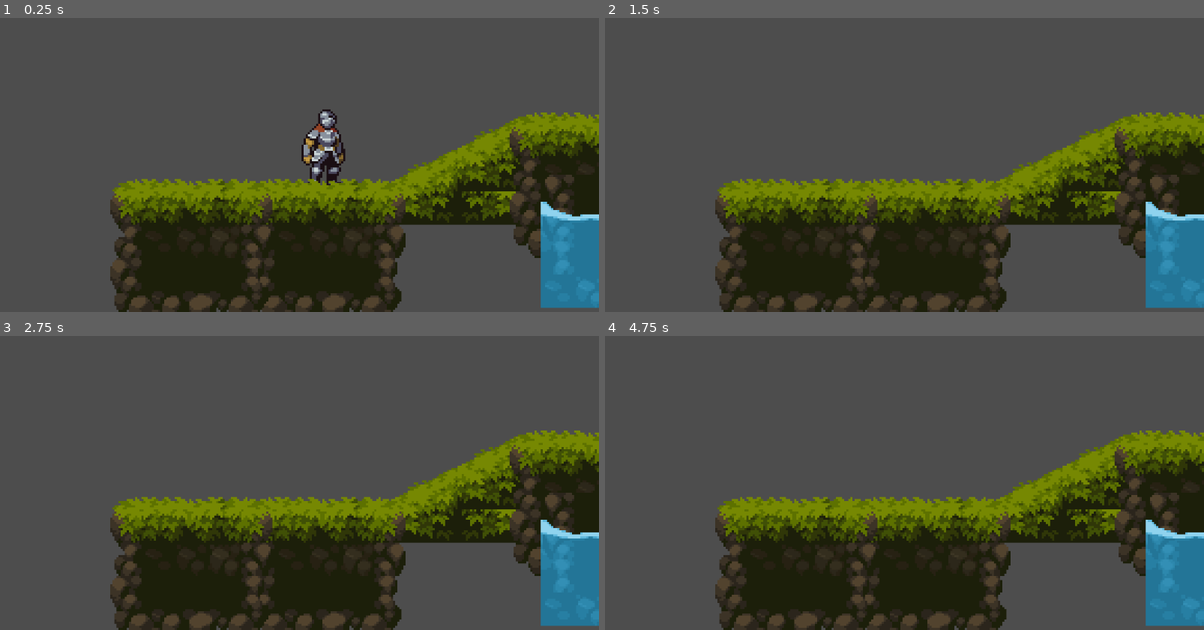
Above: before the commit, frames 1-4 (two rows, left to right).
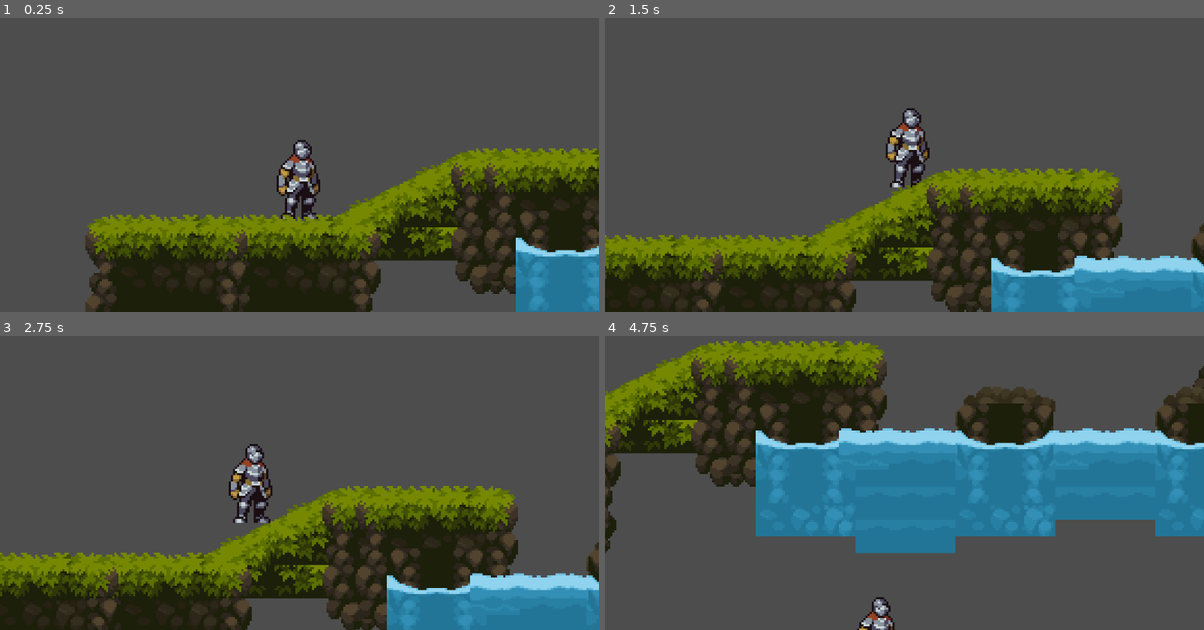
Above: after the commit, the same moments.

Repository: Prab999/Csci45-GameProject
Game: Godot game, scene res://scenes/game.tscn
Two runs of this game, one before a commit and one after it. Both use one fixed random seed, a clock stepped at 60 frames per second and the inputs below.
Inputs:
- Up to frame 1 (0.25 s): no input
- Up to frame 2 (1.5 s): tap Enter (ui_accept) at 0.5, 0.77 s; hold Right (ui_right) from 0.53 s (still down)
- Up to frame 3 (2.75 s): tap Enter (ui_accept) at 1.52 s; release Right (ui_right) at 2.03 s; hold Left (ui_left) from 2.03 s (still down)
- Up to frame 4 (4.75 s): release Left (ui_left) at 2.78 s; hold Right (ui_right) 2.78-4.28 s; tap Enter (ui_accept) at 3.02, 3.77, 4.52 s; hold Left (ui_left) from 4.28 s (still down)

The runs differ from the first frame. In frame 1, 29% of the frame differs, in the area x 14-100%, y 31-100%; in frame 2, 38%; in frame 3, 38%; in frame 4, 66%, in the area x 0-100%, y 1-100%.

Commit message:
physics
added physics to basic game tiles, added elements to tile map

Diff:
--- a/scenes/game.tscn
+++ b/scenes/game.tscn
@@ -1,7 +1,54 @@
-[gd_scene load_steps=5 format=3 uid="uid://dlfxg082nilpv"]
+[gd_scene load_steps=9 format=3 uid="uid://dlfxg082nilpv"]
 
 [ext_resource type="PackedScene" uid="uid://vtb0ph2qh8rh" path="res://scenes/player.tscn" id="1_fy85f"]
 [ext_resource type="Texture2D" uid="uid://xpy4w0mw1pej" path="res://assets/Legacy-Fantasy - High Forest 2.3/Assets/Tiles.png" id="2_4king"]
+[ext_resource type="Texture2D" uid="uid://we0y42mx2dc5" path="res://assets/graveyard/Tiles.png" id="2_fltcu"]
+[ext_resource type="Texture2D" uid="uid://cmxdn4oicfnhc" path="res://assets/oak_woods_v1.0/oak_woods_tileset.png" id="4_vehki"]
+
+[sub_resource type="TileSetAtlasSource" id="TileSetAtlasSource_i32nc"]
+texture = ExtResource("2_fltcu")
+4:19/size_in_atlas = Vector2i(2, 3)
+4:19/0 = 0
+4:19/0/physics_layer_0/polygon_0/points = PackedVector2Array(-16.6062, 0.249718, 16.3565, -14.2339, 16.1068, 10.7379, -15.8571, 24.7221)
+6:19/size_in_atlas = Vector2i(2, 3)
+6:19/0 = 0
+6:19/0/physics_layer_0/polygon_0/points = PackedVector2Array(-16.3565, -15.7322, 16.1068, -14.9831, 16.3565, 10.9876, -16.1068, 10.9876)
+8:19/size_in_atlas = Vector2i(2, 3)
+8:19/0 = 0
+8:19/0/physics_layer_0/polygon_0/points = PackedVector2Array(-16.6062, -13.7345, 16.856, 0, 16.3565, 24.4724, -15.3576, 11.487)
+10:18/size_in_atlas = Vector2i(2, 4)
+10:18/0 = 0
+10:18/0/physics_layer_0/polygon_0/points = PackedVector2Array(-12.2362, -17.4802, 12.2362, -18.4791, 15.2328, 29.4667, -11.2373, 29.4667)
+16:1/size_in_atlas = Vector2i(2, 5)
+16:1/0 = 0
+16:1/0/physics_layer_0/polygon_0/points = PackedVector2Array(-13.7345, -23.9729, 12.7356, -24.9718, 15.2328, 37.4577, -12.7356, 35.9594)
+14:3/size_in_atlas = Vector2i(2, 5)
+14:3/0 = 0
+16:6/0 = 0
+17:6/0 = 0
+17:7/0 = 0
+16:7/0 = 0
+18:5/size_in_atlas = Vector2i(2, 3)
+18:5/0 = 0
+8:0/size_in_atlas = Vector2i(6, 4)
+8:0/0 = 0
+10:5/size_in_atlas = Vector2i(4, 3)
+10:5/0 = 0
+10:9/size_in_atlas = Vector2i(10, 5)
+10:9/0 = 0
+4:15/size_in_atlas = Vector2i(8, 3)
+4:15/0 = 0
+4:15/0/physics_layer_0/polygon_0/points = PackedVector2Array(-65.1764, -14.9831, 63.678, -15.9819, 63.678, 10.4882, 29.1352, 10.9478, 29.4884, 23.6613, 4.06128, 24.0145, 2.29551, 11.3009, -64.1775, 10.9876)
+0:15/size_in_atlas = Vector2i(4, 5)
+0:15/0 = 0
+1:20/size_in_atlas = Vector2i(2, 4)
+1:20/0 = 0
+2:1/size_in_atlas = Vector2i(6, 4)
+2:1/0 = 0
+0:5/size_in_atlas = Vector2i(5, 6)
+0:5/0 = 0
+5:5/size_in_atlas = Vector2i(5, 6)
+5:5/0 = 0
 
 [sub_resource type="TileSetAtlasSource" id="TileSetAtlasSource_p4vh6"]
 texture = ExtResource("2_4king")
@@ -39,10 +86,13 @@
 19:24/0 = 0
 0:0/size_in_atlas = Vector2i(5, 5)
 0:0/0 = 0
+0:0/0/physics_layer_0/polygon_0/points = PackedVector2Array(38.6704, -29.665, 39.7299, 39.5533, 3.00181, 39.9064, -39.3767, 39.9064, -39.7299, -28.6055)
 0:5/size_in_atlas = Vector2i(5, 5)
 0:5/0 = 0
+0:5/0/physics_layer_0/polygon_0/points = PackedVector2Array(38.6704, -29.665, 39.7299, 39.5533, 3.00181, 39.9064, -39.3767, 39.9064, -39.7299, -28.6055)
 0:17/size_in_atlas = Vector2i(3, 4)
 0:17/0 = 0
+0:17/0/physics_layer_0/polygon_0/points = PackedVector2Array(-8, -8, 8, -8, 8, 8, -8, 8)
 6:18/size_in_atlas = Vector2i(4, 2)
 6:18/0 = 0
 9:20/0 = 0
@@ -53,10 +103,13 @@
 3:17/0 = 0
 0:21/size_in_atlas = Vector2i(5, 2)
 0:21/0 = 0
+0:21/0/physics_layer_0/polygon_0/points = PackedVector2Array(30.5479, -1.05946, 41.1425, 15.8919, -39.3767, 15.8919, -30.901, -7.06309, 1.5892, -16.5983, 17.4811, -6.35678)
 5:21/size_in_atlas = Vector2i(5, 2)
 5:21/0 = 0
+5:21/0/physics_layer_0/polygon_0/points = PackedVector2Array(30.5479, -1.05946, 41.1425, 15.8919, -39.3767, 15.8919, -30.901, -7.06309, 1.5892, -16.5983, 17.4811, -6.35678)
 10:21/size_in_atlas = Vector2i(5, 2)
 10:21/0 = 0
+10:21/0/physics_layer_0/polygon_0/points = PackedVector2Array(30.5479, -1.05946, 41.1425, 15.8919, -39.3767, 15.8919, -30.901, -7.06309, 1.5892, -16.5983, 17.4811, -6.35678)
 4:10/0 = 0
 5:10/0 = 0
 5:11/0 = 0
@@ -81,6 +134,7 @@
 8:4/0 = 0
 5:0/size_in_atlas = Vector2i(4, 3)
 5:0/0 = 0
+5:0/0/physics_layer_0/polygon_0/points = PackedVector2Array(0.176579, -12.0073, 31.9605, 2.47208, 32.3136, 23.6613, -31.6073, 24.3676, -31.6073, 1.41262)
 6:3/0 = 0
 5:3/0 = 0
 6:4/0 = 0
@@ -89,15 +143,18 @@
 7:3/0 = 0
 5:5/size_in_atlas = Vector2i(3, 2)
 5:5/0 = 0
+5:5/0/physics_layer_0/polygon_0/points = PackedVector2Array(24.1911, -2.47208, 23.4848, 10.5946, -20.3064, 9.53517, -22.0721, -3.17839)
 5:7/size_in_atlas = Vector2i(5, 3)
 5:7/0 = 0
 6:10/size_in_atlas = Vector2i(3, 3)
 6:10/0 = 0
+6:10/0/physics_layer_0/polygon_0/points = PackedVector2Array(-24.5442, -17.6577, -6.1802, -24.3677, 13.9496, -24.3677, 24.5442, -17.6577, 24.8974, 23.6613, -25.2505, 24.0145, -23.1316, 0.353153)
 9:10/0 = 0
 9:11/0 = 0
 9:12/0 = 0
 11:14/size_in_atlas = Vector2i(3, 2)
 11:14/0 = 0
+11:14/0/physics_layer_0/polygon_0/points = PackedVector2Array(24.1911, -2.47208, 23.4848, 10.5946, -20.3064, 9.53517, -22.0721, -3.17839)
 10:14/0 = 0
 10:15/0 = 0
 10:16/0 = 0
@@ -109,6 +166,7 @@
 10:13/0 = 0
 10:10/size_in_atlas = Vector2i(5, 2)
 10:10/0 = 0
+10:10/0/physics_layer_0/polygon_0/points = PackedVector2Array(40.083, -4.59101, 40.4362, 6.70993, -36.1983, 7.06308, -37.2578, -4.59101)
 12:6/size_in_atlas = Vector2i(2, 3)
 12:6/0 = 0
 12:2/size_in_atlas = Vector2i(1, 2)
@@ -166,19 +224,122 @@
 9:0/size_in_atlas = Vector2i(3, 4)
 9:0/0 = 0
 
+[sub_resource type="TileSetAtlasSource" id="TileSetAtlasSource_ffdsl"]
+texture = ExtResource("4_vehki")
+texture_region_size = Vector2i(24, 24)
+0:0/size_in_atlas = Vector2i(4, 4)
+0:0/0 = 0
+0:5/size_in_atlas = Vector2i(4, 2)
+0:5/0 = 0
+0:7/size_in_atlas = Vector2i(4, 2)
+0:7/0 = 0
+0:10/0 = 0
+1:10/0 = 0
+2:10/0 = 0
+3:10/0 = 0
+0:11/0 = 0
+0:12/0 = 0
+1:12/0 = 0
+2:12/0 = 0
+3:12/0 = 0
+3:13/0 = 0
+2:13/0 = 0
+0:13/0 = 0
+1:13/0 = 0
+1:14/0 = 0
+0:14/0 = 0
+6:2/0 = 0
+5:3/0 = 0
+7:3/0 = 0
+10:0/0 = 0
+12:0/0 = 0
+10:2/0 = 0
+9:3/0 = 0
+10:4/0 = 0
+11:3/0 = 0
+6:4/0 = 0
+6:5/0 = 0
+5:0/size_in_atlas = Vector2i(4, 1)
+5:0/0 = 0
+5:7/size_in_atlas = Vector2i(3, 1)
+5:7/0 = 0
+5:9/size_in_atlas = Vector2i(3, 1)
+5:9/0 = 0
+5:11/size_in_atlas = Vector2i(3, 1)
+5:11/0 = 0
+12:6/size_in_atlas = Vector2i(2, 1)
+12:6/0 = 0
+12:8/size_in_atlas = Vector2i(2, 1)
+12:8/0 = 0
+12:10/size_in_atlas = Vector2i(2, 1)
+12:10/0 = 0
+19:0/size_in_atlas = Vector2i(2, 3)
+19:0/0 = 0
+14:0/size_in_atlas = Vector2i(4, 4)
+14:0/0 = 0
+15:5/size_in_atlas = Vector2i(1, 2)
+15:5/0 = 0
+15:8/size_in_atlas = Vector2i(2, 1)
+15:8/0 = 0
+15:10/size_in_atlas = Vector2i(1, 2)
+15:10/0 = 0
+18:5/size_in_atlas = Vector2i(2, 7)
+18:5/0 = 0
+18:12/0 = 0
+18:13/0 = 0
+19:13/0 = 0
+20:13/0 = 0
+20:14/0 = 0
+19:14/0 = 0
+18:14/0 = 0
+16:13/size_in_atlas = Vector2i(2, 1)
+16:13/0 = 0
+9:6/0 = 0
+10:6/0 = 0
+10:7/0 = 0
+9:7/0 = 0
+9:8/0 = 0
+10:8/0 = 0
+10:9/0 = 0
+9:9/0 = 0
+9:10/0 = 0
+10:10/0 = 0
+5:13/0 = 0
+6:13/0 = 0
+7:13/0 = 0
+9:13/0 = 0
+8:13/0 = 0
+10:13/0 = 0
+11:13/0 = 0
+12:13/0 = 0
+13:13/0 = 0
+14:13/0 = 0
+12:14/0 = 0
+11:14/0 = 0
+10:14/0 = 0
+9:14/0 = 0
+8:14/0 = 0
+7:14/0 = 0
+6:14/0 = 0
+5:14/0 = 0
+
 [sub_resource type="TileSet" id="TileSet_5apvq"]
+physics_layer_0/collision_layer = 1
 sources/2 = SubResource("TileSetAtlasSource_p4vh6")
+sources/1 = SubResource("TileSetAtlasSource_i32nc")
+sources/4 = SubResource("TileSetAtlasSource_ffdsl")
 
 [node name="Game" type="Node2D"]
 
 [node name="player" parent="." instance=ExtResource("1_fy85f")]
 position = Vector2(28, -50)
 
-[node name="Camera2D" type="Camera2D" parent="."]
-position = Vector2(12, -23)
+[node name="Camera2D" type="Camera2D" parent="player"]
+position = Vector2(-4, 0)
 zoom = Vector2(4, 4)
+position_smoothing_enabled = true
 
 [node name="TileMap" type="TileMap" parent="."]
 tile_set = SubResource("TileSet_5apvq")
 format = 2
-layer_0/tile_data = PackedInt32Array(131069, 2, 0, 65537, 2, 0, -65531, 327682, 0, -131065, 327682, 0, 65551, 2, 17, 18, 393218, 18, 12, 393218, 18, 65545, 2, 17, -65527, 2, 0, 65557, 2, 17, 65553, 393218, 20, 65554, 393218, 20, 65555, 393218, 20, 131091, 393218, 20, 131090, 393218, 20, 131089, 393218, 20, 65547, 458754, 20, 65548, 458754, 20, 65549, 458754, 20, 131085, 458754, 20, 131084, 458754, 20, 131083, 458754, 20, 196619, 458754, 20, 196620, 458754, 20, 196621, 458754, 20, 65560, 2, 17, -131049, 327682, 21, -65510, 393218, 10, 65562, 393218, 10, 196634, 393218, 10, -65507, 2, 0, -65503, 2, 0, 15, 393218, 10, 21, 393218, 10)
+layer_0/tile_data = PackedInt32Array(131069, 2, 0, 65537, 2, 0, 65551, 2, 17, 18, 393218, 18, 12, 393218, 18, 65545, 2, 17, -65527, 2, 0, 65557, 2, 17, 65553, 393218, 20, 65554, 393218, 20, 65555, 393218, 20, 131091, 393218, 20, 131090, 393218, 20, 131089, 393218, 20, 65547, 458754, 20, 65548, 458754, 20, 65549, 458754, 20, 131085, 458754, 20, 131084, 458754, 20, 131083, 458754, 20, 196619, 458754, 20, 196620, 458754, 20, 196621, 458754, 20, 65560, 2, 17, -131049, 327682, 21, -65510, 393218, 10, 65562, 393218, 10, 196634, 393218, 10, 15, 393218, 10, 21, 393218, 10, -65507, 2, 0, -65504, 2, 0, -65501, 2, 0, -65498, 2, 0, -327648, 1048577, 1, -655328, 655361, 18, -786401, 262145, 15, -786395, 262145, 15, -327642, 1048577, 1, -524250, 655361, 18, -655322, 655361, 18, -65532, 327682, 0, -131066, 327682, 0, -65528, 2, 0)
--- a/scenes/player.tscn
+++ b/scenes/player.tscn
@@ -93,7 +93,7 @@
 sprite_frames = SubResource("SpriteFrames_oyk45")
 animation = &"idle"
 autoplay = "idle"
-frame_progress = 0.411082
+frame_progress = 0.0179706
 
 [node name="CollisionShape2D" type="CollisionShape2D" parent="."]
 position = Vector2(-4, 2)
